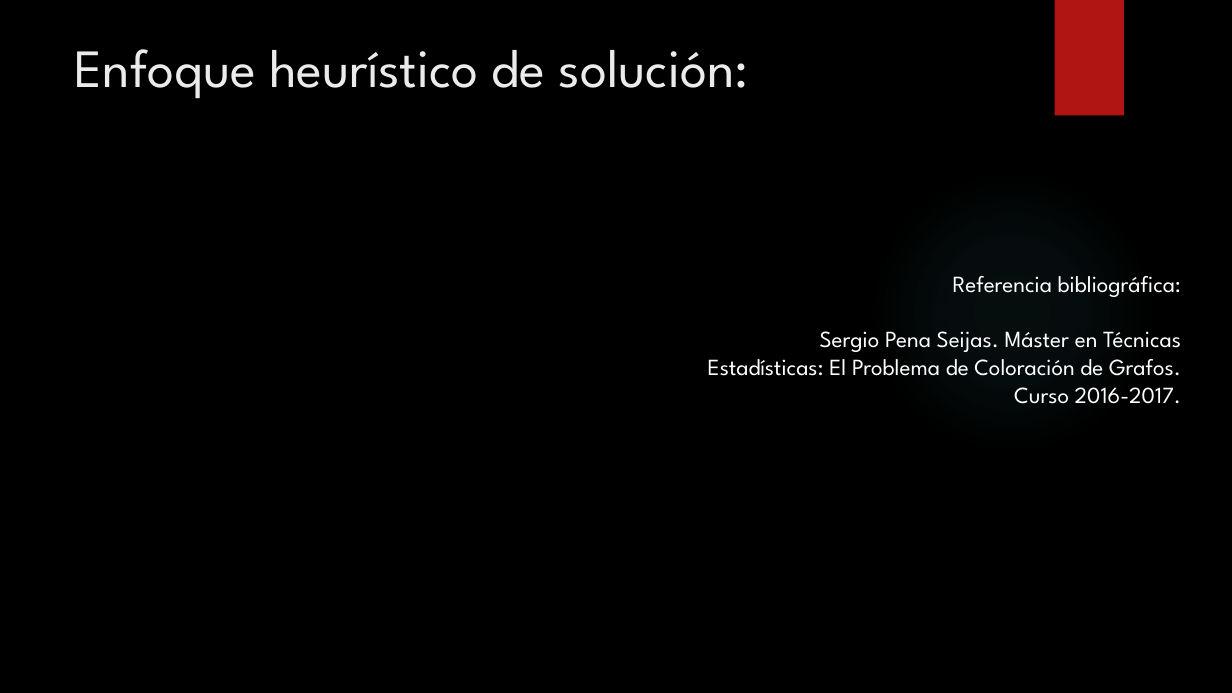
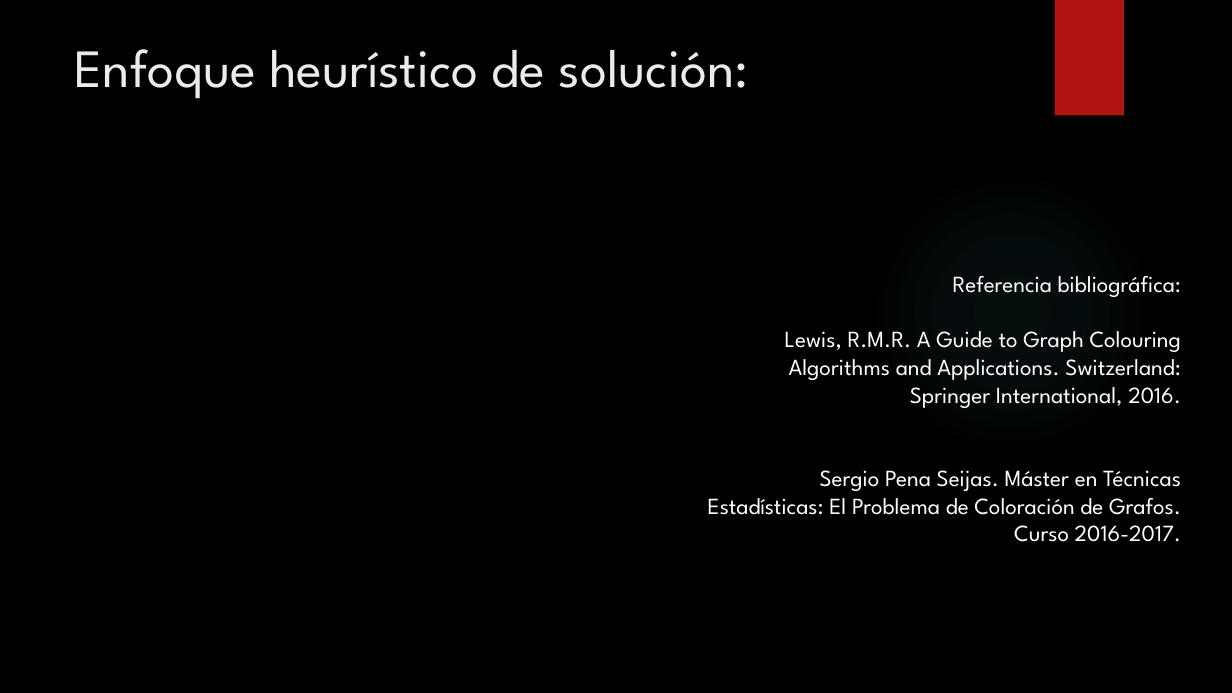
Before and after one commit to Velazco1997/GraphColoring, a slide deck: slide 15 of documentation/Metaheurística Tarea 1 arreglos.pptx. Drawn at 1232x693 pixels with LibreOffice and Linux fonts; fonts in the diff are those of the drawing; grey boxes stand for pictures; background and template pictures are left out. Boxes give left, top, right and bottom in pixels: in the first picture for what was removed or moved away, otherwise in the second. Text is boxed around its words. In the diff, an @@ line names an element or a change of style, - is before the commit and + after.

```diff
--- a/documentation/Metaheurística Tarea 1 arreglos.pptx
+++ b/documentation/Metaheurística Tarea 1 arreglos.pptx
@@ text at <box>785,331,1181,408</box>: paragraph added @@
+Lewis, R.M.R. A Guide to Graph Colouring Algorithms and Applications. Switzerland: Springer International, 2016.
```
Also in this commit, not shown: 3 other slides changed, 5 other files.
